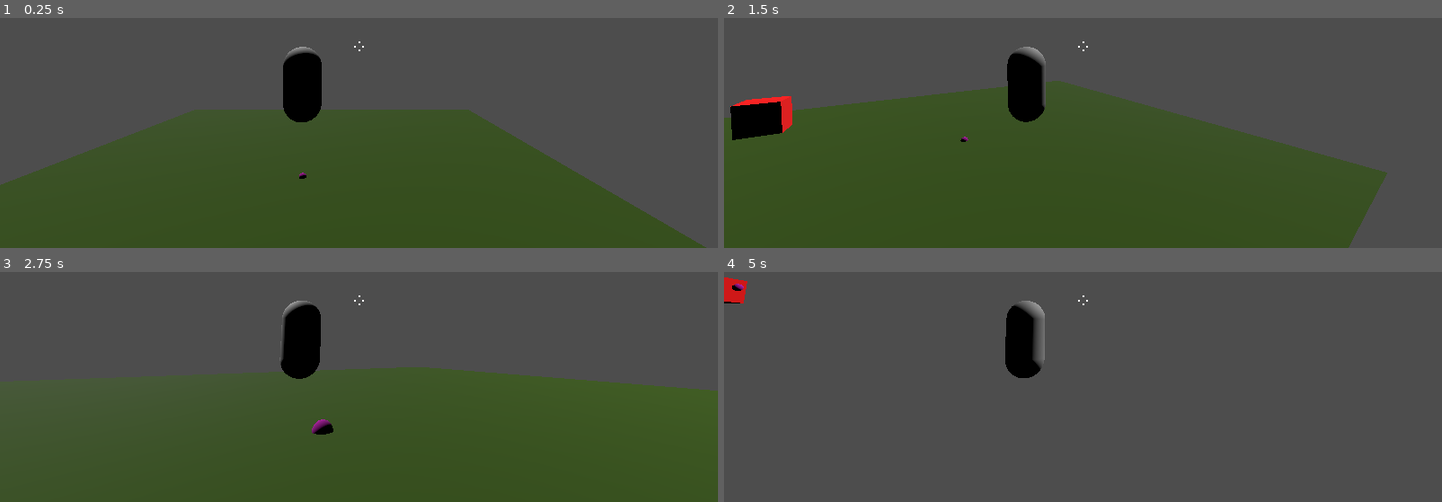
Above: before the commit, frames 1-4 (two rows, left to right).
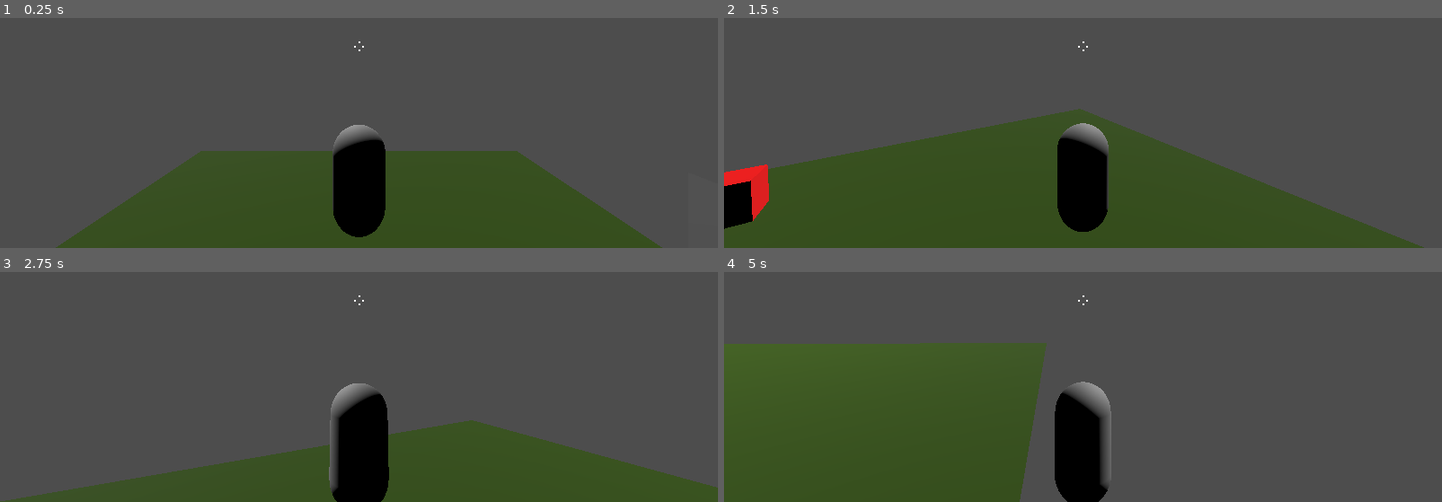
Above: after the commit, the same moments.

Repository: Fettuchoony/GodotPortalTest
Game: Godot game, scene res://Main.tscn
Two runs of this game, one before a commit and one after it. Both use one fixed random seed, a clock stepped at 60 frames per second and the inputs below.
Inputs (mouse positions are in pixels of both pictures, inside the frame that each line leads up to):
- Up to frame 1 (0.25 s): no input
- Up to frame 2 (1.5 s): tap Enter (ui_accept) at 0.5 s; move the mouse to (1118, 45) at 0.52 s; hold W (Up) from 0.53 s (still down); tap Space (Jump) at 0.77 s; move the mouse to (1047, 47) at 1.27 s
- Up to frame 3 (2.75 s): keep holding W (Up); tap Space (Jump) at 1.52 s; move the mouse to (373, 292) at 2.02 s
- Up to frame 4 (5 s): keep holding W (Up); move the mouse to (1075, 306) at 2.77 s; tap Space (Jump) at 3.02, 3.77, 4.52 s; move the mouse to (1133, 304) at 3.52 s; move the mouse to (1025, 295) at 4.27 s

The runs differ from the first frame. In frame 1, 22% of the frame differs, in the area x 0-99%, y 12-100%; in frame 2, 23%; in frame 3, 37%, in the area x 0-100%, y 12-100%; in frame 4, 34%.

Commit message:
Learning abt the GDShaders

Diff:
--- a/Main.tscn
+++ b/Main.tscn
@@ -1,7 +1,9 @@
-[gd_scene load_steps=14 format=3 uid="uid://cxeiq5t6rlyl3"]
+[gd_scene load_steps=18 format=3 uid="uid://cxeiq5t6rlyl3"]
 
 [ext_resource type="Script" uid="uid://cq48dxeabn5gs" path="res://character_movement.gd" id="1_glv2v"]
 [ext_resource type="Script" uid="uid://vc8es41cbs7u" path="res://camera_3d.gd" id="2_uu6xs"]
+[ext_resource type="Shader" uid="uid://bksabxfmxhvqt" path="res://PortalShader.gdshader" id="3_cm0pq"]
+[ext_resource type="Script" uid="uid://sx0wjbc74v3e" path="res://portal_quad.gd" id="3_r0du0"]
 
 [sub_resource type="CapsuleShape3D" id="CapsuleShape3D_uu6xs"]
 
@@ -34,13 +36,18 @@
 [sub_resource type="StandardMaterial3D" id="StandardMaterial3D_fos0i"]
 albedo_color = Color(1, 0, 0, 1)
 
+[sub_resource type="ShaderMaterial" id="ShaderMaterial_fos0i"]
+render_priority = 0
+shader = ExtResource("3_cm0pq")
+
+[sub_resource type="QuadMesh" id="QuadMesh_cm0pq"]
+
 [node name="Node3D" type="Node3D"]
 
 [node name="MainPlayer" type="CharacterBody3D" parent="."]
 transform = Transform3D(1, 0, 0, 0, 1, 0, 0, 0, 1, 0, 1.2649469, 0)
 disable_mode = 2
 script = ExtResource("1_glv2v")
-debug = true
 
 [node name="CollisionShape3D" type="CollisionShape3D" parent="MainPlayer"]
 transform = Transform3D(1, 0, 0, 0, 1, 0, 0, 0, 1, 0, 1.4871535, 0)
@@ -51,10 +58,10 @@
 mesh = SubResource("CapsuleMesh_uu6xs")
 
 [node name="CameraPivot" type="Node3D" parent="MainPlayer"]
-transform = Transform3D(1, 0, 0, 0, 1, 0, 0, 0, 1, 1.5, 2.5, 0)
+transform = Transform3D(1, 0, 0, 0, 1, 0, 0, 0, 1, 0, 4, 0)
 
 [node name="SpringArm3D" type="SpringArm3D" parent="MainPlayer/CameraPivot"]
-spring_length = 7.0
+spring_length = 5.0
 
 [node name="Camera3D" type="Camera3D" parent="MainPlayer/CameraPivot/SpringArm3D"]
 script = ExtResource("2_uu6xs")
@@ -171,3 +178,9 @@
 offset_bottom = 12.500006
 grow_horizontal = 2
 grow_vertical = 2
+
+[node name="Portal" type="MeshInstance3D" parent="."]
+transform = Transform3D(-8.742278e-08, 0, -2, 0, 2, 0, 2, 0, -8.742278e-08, 7.51, 1.1, 0)
+material_override = SubResource("ShaderMaterial_fos0i")
+mesh = SubResource("QuadMesh_cm0pq")
+script = ExtResource("3_r0du0")
--- /dev/null
+++ b/PortalShader.gdshader
@@ -0,0 +1,15 @@
+shader_type spatial;
+
+void vertex() {
+
+}
+
+void fragment() {
+	ALBEDO = vec3();
+	// Called for every pixel the material is visible on.
+}
+
+//void light() {
+//	// Called for every pixel for every light affecting the material.
+//	// Uncomment to replace the default light processing function with this one.
+//}
--- a/character_movement.gd
+++ b/character_movement.gd
@@ -5,6 +5,8 @@
 const JUMP_SPEED = 6.5
 const ACCELERATION = 4
 const DECELERATION = 4
+const SPEED = 5.0
+const JUMP_VELOCITY = 4.5
 
 @onready var _camera = $CameraPivot/SpringArm3D/Camera3D
 @onready var _target = $CameraPivot/SpringArm3D/Camera3D/PlayerRay
@@ -12,8 +14,6 @@
 
 @export var debug:bool = false
 
-const SPEED = 5.0
-const JUMP_VELOCITY = 4.5
 
 
 func _physics_process(delta: float) -> void:
@@ -60,6 +60,7 @@
 	velocity.x = hvel.x
 	velocity.z = hvel.z
 
+	# Non-acceleration based controls:
 	#if direction:
 		#
 		#velocity.x = direction.x * SPEED
--- /dev/null
+++ b/portal_quad.gd
@@ -0,0 +1,15 @@
+extends MeshInstance3D
+
+var _mat
+
+
+# Called when the node enters the scene tree for the first time.
+func _ready() -> void:
+	_mat = get_active_material(0)
+	if _mat == null:
+		print_debug("Missing portal mat")
+
+
+# Called every frame. 'delta' is the elapsed time since the previous frame.
+func _process(delta: float) -> void:
+	pass
Not shown, added: PortalShader.gdshader.uid
Not shown, added: portal_quad.gd.uid
